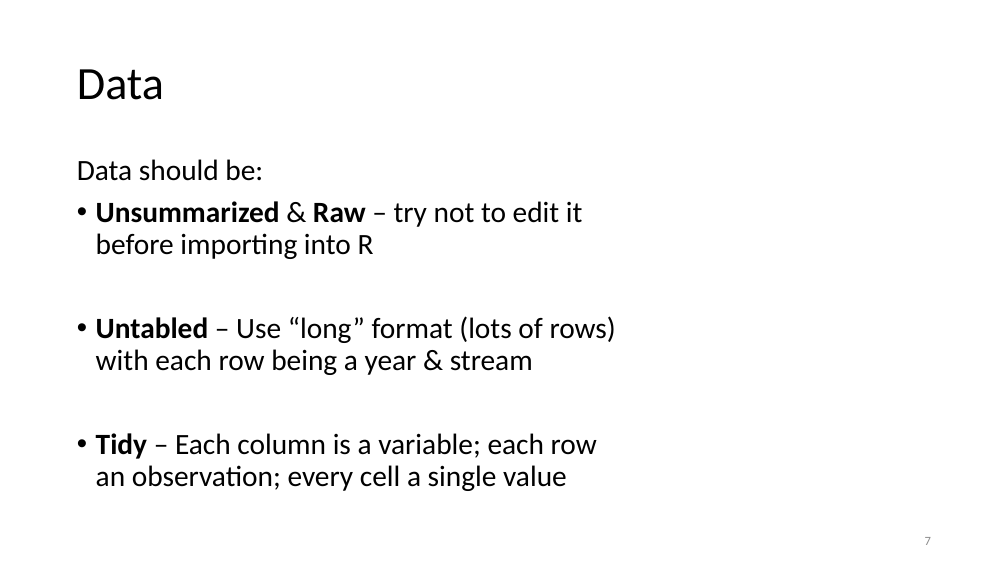
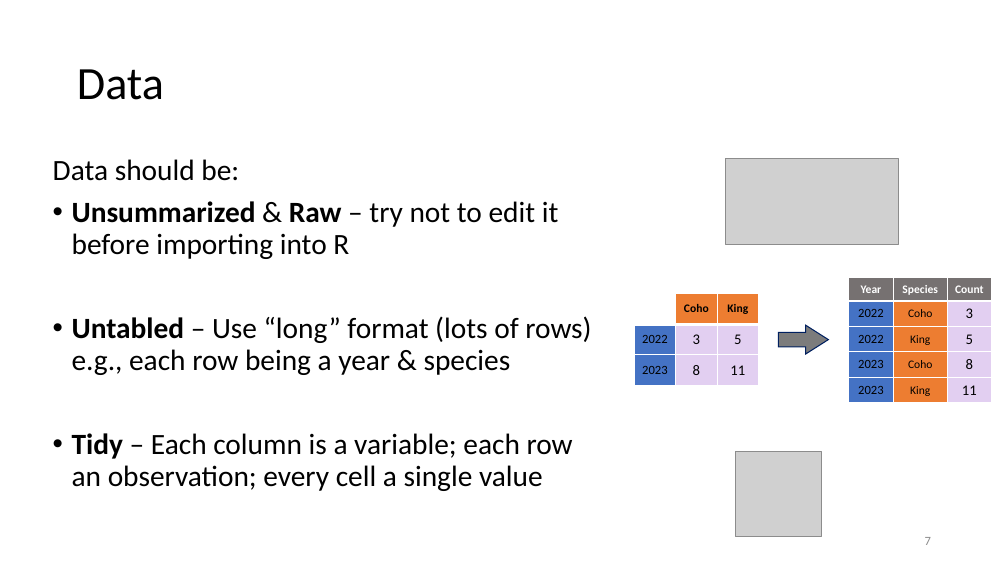
Before and after one commit to justinpriest/ADFG_R_Intro_Workshop, a slide deck: slide 7 of presentations/5 – Reading Real Data.pptx. Drawn at 1008x567 pixels with LibreOffice and Linux fonts; fonts in the diff are those of the drawing; grey boxes stand for pictures. Boxes give left, top, right and bottom in pixels: in the first picture for what was removed or moved away, otherwise in the second. Text is boxed around its words. In the diff, an @@ line names an element or a change of style, - is before the commit and + after.

```diff
--- a/presentations/5 – Reading Real Data.pptx
+++ b/presentations/5 – Reading Real Data.pptx
@@ text "Data should be:": place and size @@
-text "Data should be:" at (77, 159, 616, 491)
+text "Data should be:" at (53, 159, 591, 491)
@@ picture added at (725, 159, 898, 245) @@
@@ table added at (634, 293, 758, 386), 3 rows, 3 columns @@
+ | Coho | King
+2022 | 3 | 5
+2023 | 8 | 11
@@ table added at (848, 278, 991, 402), 5 rows, 3 columns @@
+Year | Species | Count
+2022 | Coho | 3
+2022 | King | 5
+2023 | Coho | 8
+2023 | King | 11
@@ text at (72, 316, 591, 375): text changed @@
-• Untabled – Use “long” format (lots of rows) with each row being a year & stream
+• Untabled – Use “long” format (lots of rows) e.g., each row being a year & species
@@ down arrow added at (779, 325, 829, 354), fill #7C7C7C, outline #002060 1 pt @@
@@ picture added at (736, 451, 822, 538) @@
```
Also in this commit, not shown: 4 other slides changed, 3 slides added, 2 other files.
